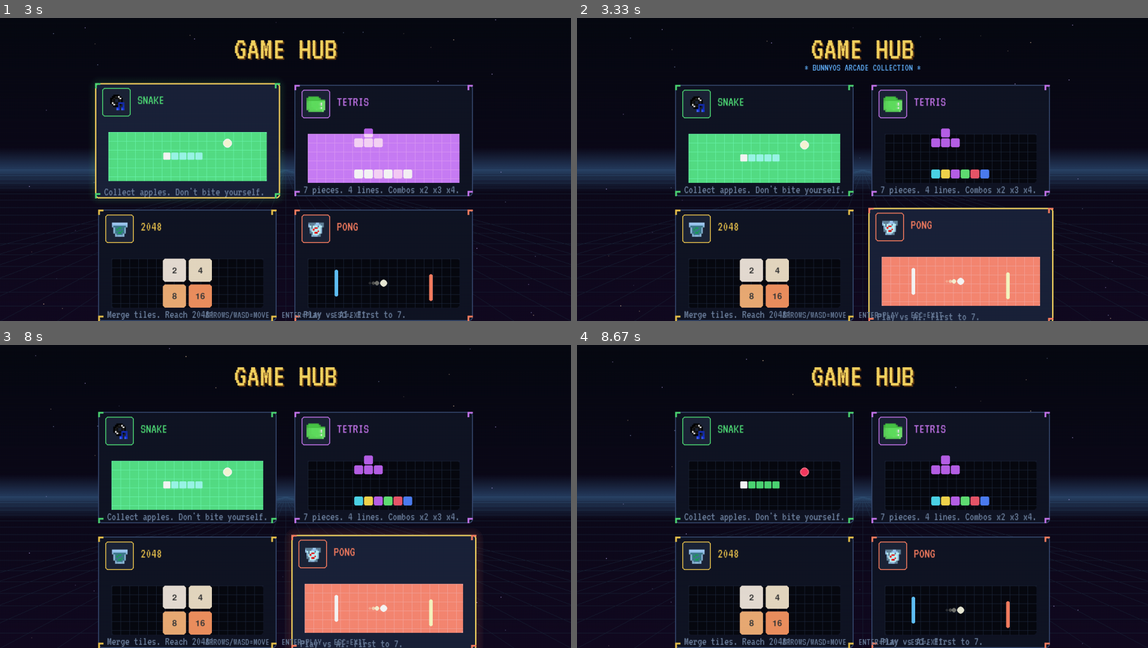
Above: before the commit, frames 1-4 (two rows, left to right).
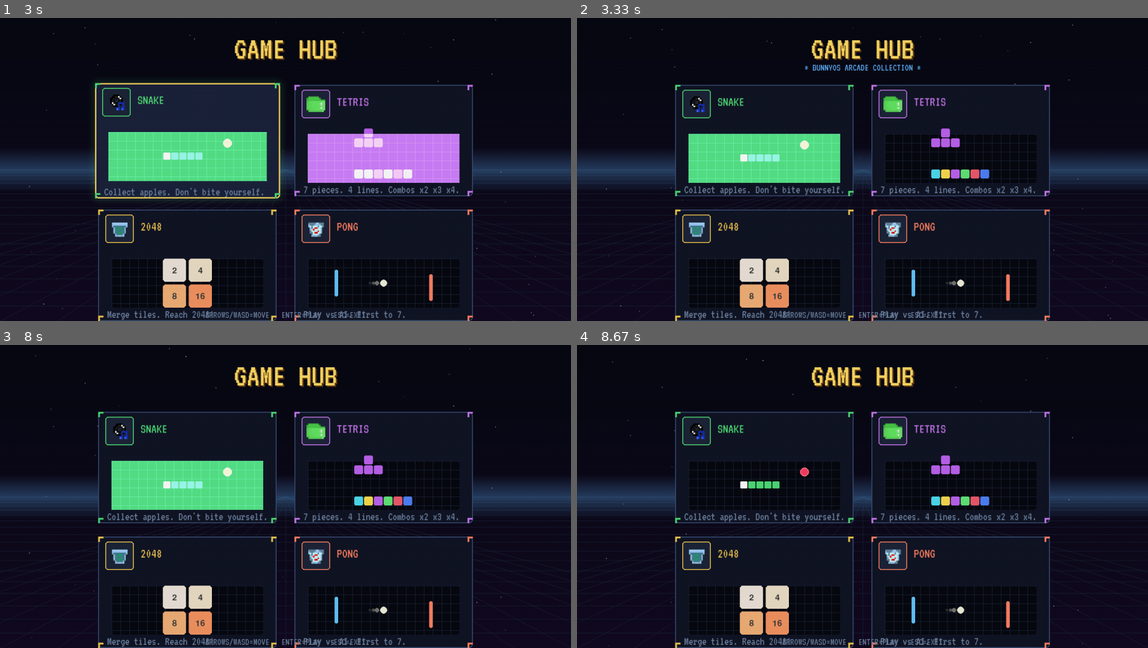
Above: after the commit, the same moments.

Repository: Folombas/PyGame2026
Game: pygame game, started from BunnyOS/game_hub.py
Two runs of this game, one before a commit and one after it. Both use one fixed random seed, a clock stepped at 60 frames per second and the inputs below.
Inputs:
- Up to frame 1 (3 s): hold Right 0.33-0.8 s; hold Up 0.88-1.18 s; hold Right 1.22-1.68 s; hold Left 1.72-2.25 s; hold Down 2.28-2.58 s; hold Left from 2.62 s (still down)
- Up to frame 2 (3.33 s): release Left at 3.02 s; hold Up from 3.05 s (still down)
- Up to frame 3 (8 s): release Up at 3.42 s; hold Right 3.45-4.08 s; hold Down 4.12-4.48 s; hold Left 4.52-4.98 s; hold Right 5.02-5.48 s; hold Up 5.52-5.82 s; hold Right 5.85-6.32 s; hold Left 6.35-6.88 s; hold Down 6.92-7.22 s; hold Left 7.25-7.65 s; hold Up from 7.68 s (still down)
- Up to frame 4 (8.67 s): release Up at 8.05 s; hold Right from 8.08 s (still down)

Frame 1 is identical in both runs. In frame 2, 6.2% of the frame differs, in the area x 51-84%, y 62-100%; in frame 3, 6.6%, in the area x 50-85%, y 61-100%; in frame 4, nothing differs.

Commit message:
BunnyOS: Asteroids in Game Hub (6th game)

Diff:
--- a/BunnyOS/game_hub.py
+++ b/BunnyOS/game_hub.py
@@ -43,6 +43,8 @@
      "file": "pong.py",     "color": (255, 130, 100), "icon": "browser"},
     {"id": "breakout", "name": "BREAKOUT", "desc": "Bricks. Power-ups. Combos.",
      "file": "breakout.py", "color": (255, 100, 180), "icon": "computer"},
+    {"id": "asteroids", "name": "ASTEROIDS", "desc": "Space shooter. Real physics.",
+     "file": "asteroids.py", "color": (200, 220, 255), "icon": "terminal"},
 ]
 
 
